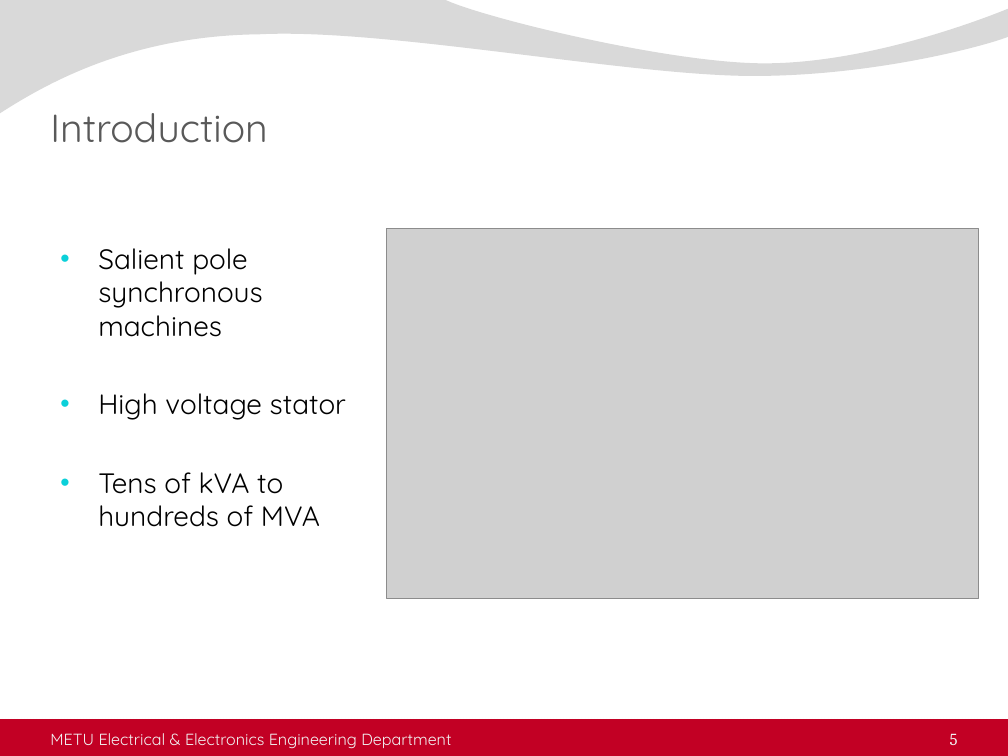
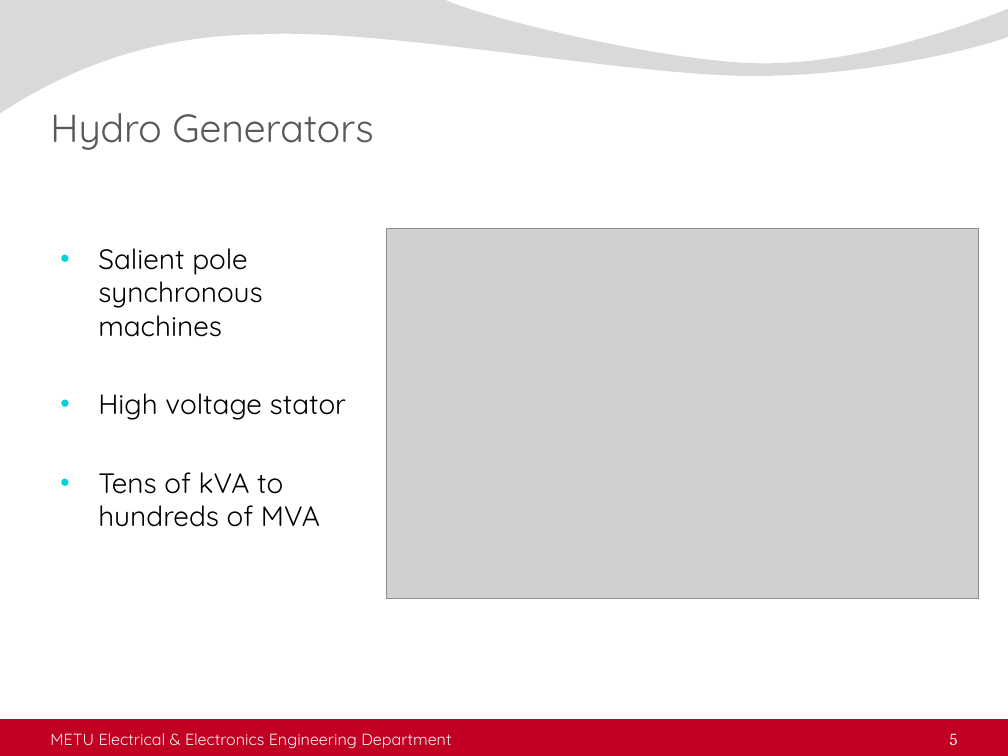
Before and after one commit to sametyakut/Studies, a slide deck: slide 5 of Presentations/5-Seminar_Presentation_2023_11_23.pptx. Drawn at 1008x756 pixels with LibreOffice and Linux fonts; fonts in the diff are those of the drawing; grey boxes stand for pictures; background and template pictures are left out. Boxes give left, top, right and bottom in pixels: in the first picture for what was removed or moved away, otherwise in the second. Text is boxed around its words. In the diff, an @@ line names an element or a change of style, - is before the commit and + after.

```diff
--- a/Presentations/5-Seminar_Presentation_2023_11_23.pptx
+++ b/Presentations/5-Seminar_Presentation_2023_11_23.pptx
@@ title at [50, 113, 373, 150]: text changed @@
-Introduction
+Hydro Generators
```
Also in this commit, not shown: 7 other slides changed, 1 slide added, 2 other files.
